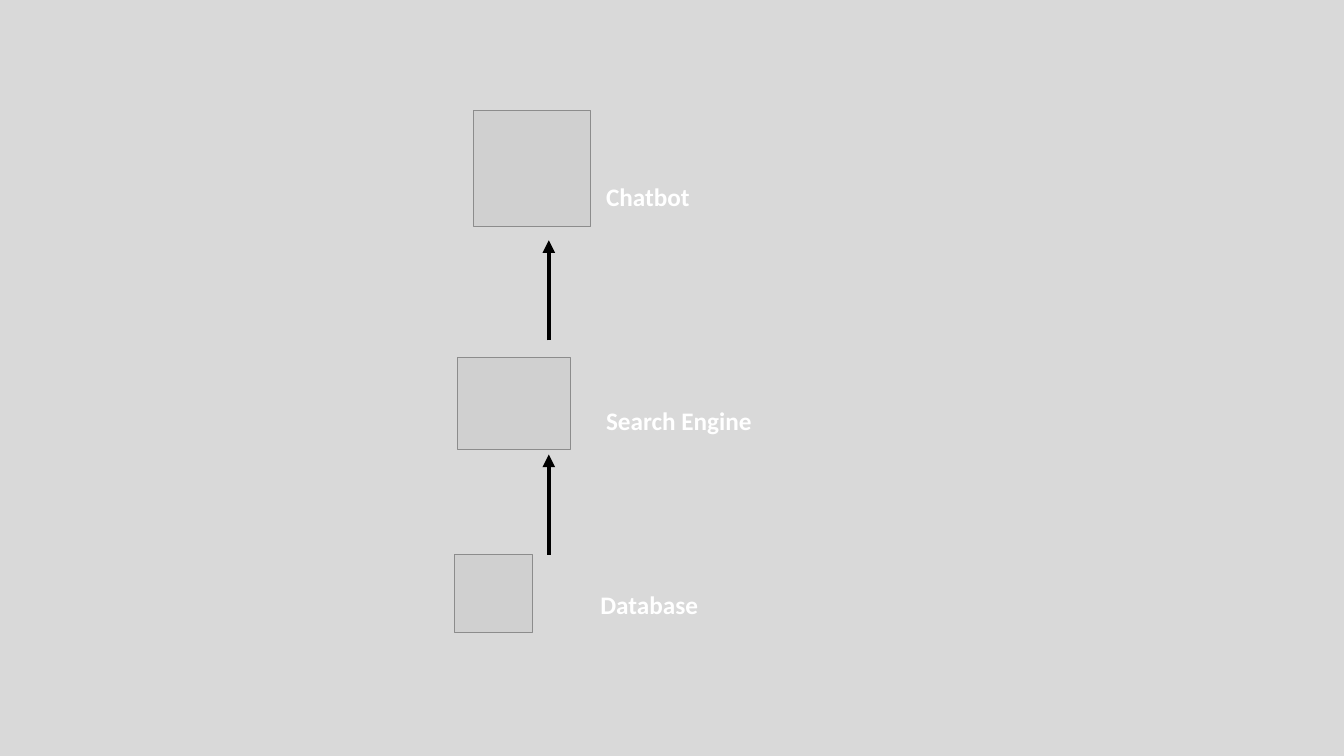
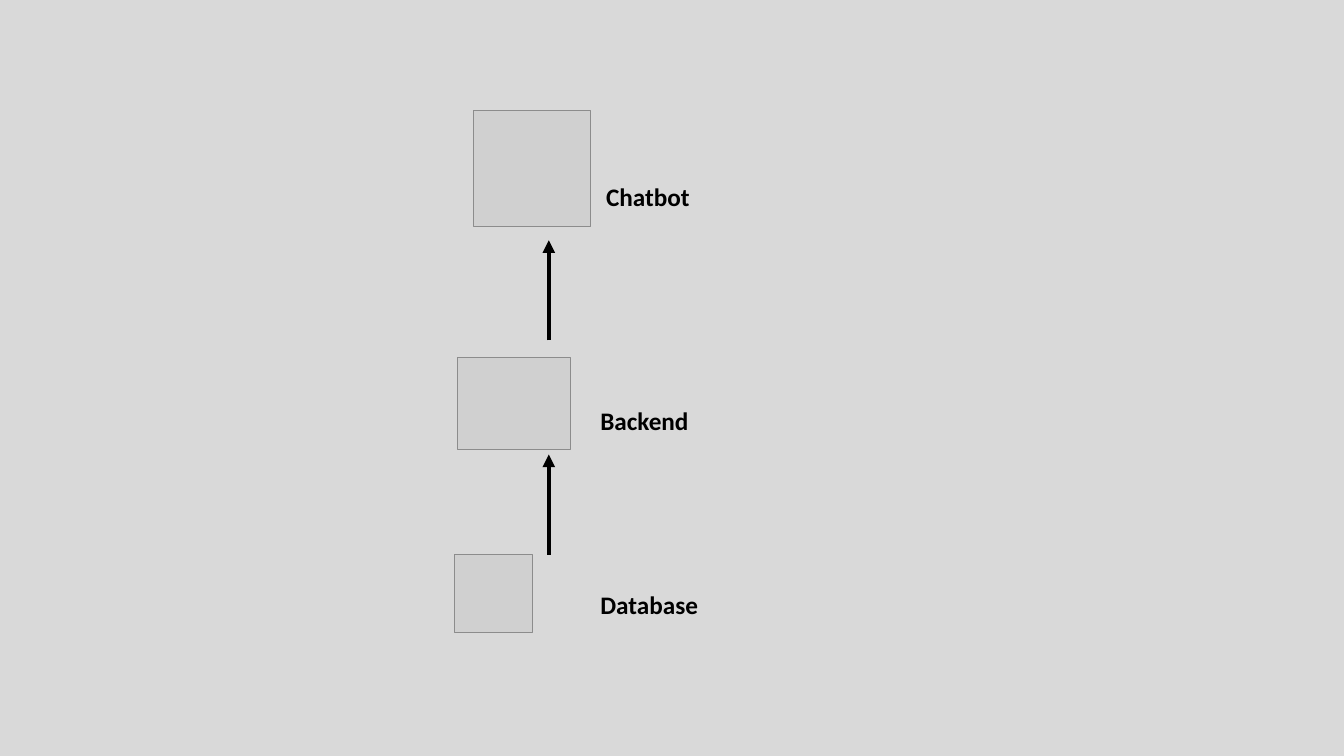
Before and after one commit to henryzt/JPMorgan-CFG19-Project-Access-Chatbot, a slide deck: slide 19 of presentation/Team14.pptx. Drawn at 1344x756 pixels with LibreOffice and Linux fonts; fonts in the diff are those of the drawing; grey boxes stand for pictures. Boxes give left, top, right and bottom in pixels: in the first picture for what was removed or moved away, otherwise in the second. Text is boxed around its words. In the diff, an @@ line names an element or a change of style, - is before the commit and + after.

```diff
--- a/presentation/Team14.pptx
+++ b/presentation/Team14.pptx
@@ text "Chatbot" at bbox=[606, 188, 690, 206]: text colour #FFFFFF to #000000 @@
@@ text at bbox=[600, 412, 688, 430]: text changed; text colour #FFFFFF to #000000 @@
-Search Engine
+Backend
@@ text "Database" at bbox=[600, 596, 698, 614]: text colour #FFFFFF to #000000 @@
```
Also in this commit, not shown: 5 other slides changed, 3 slides added, 3 slides removed.
